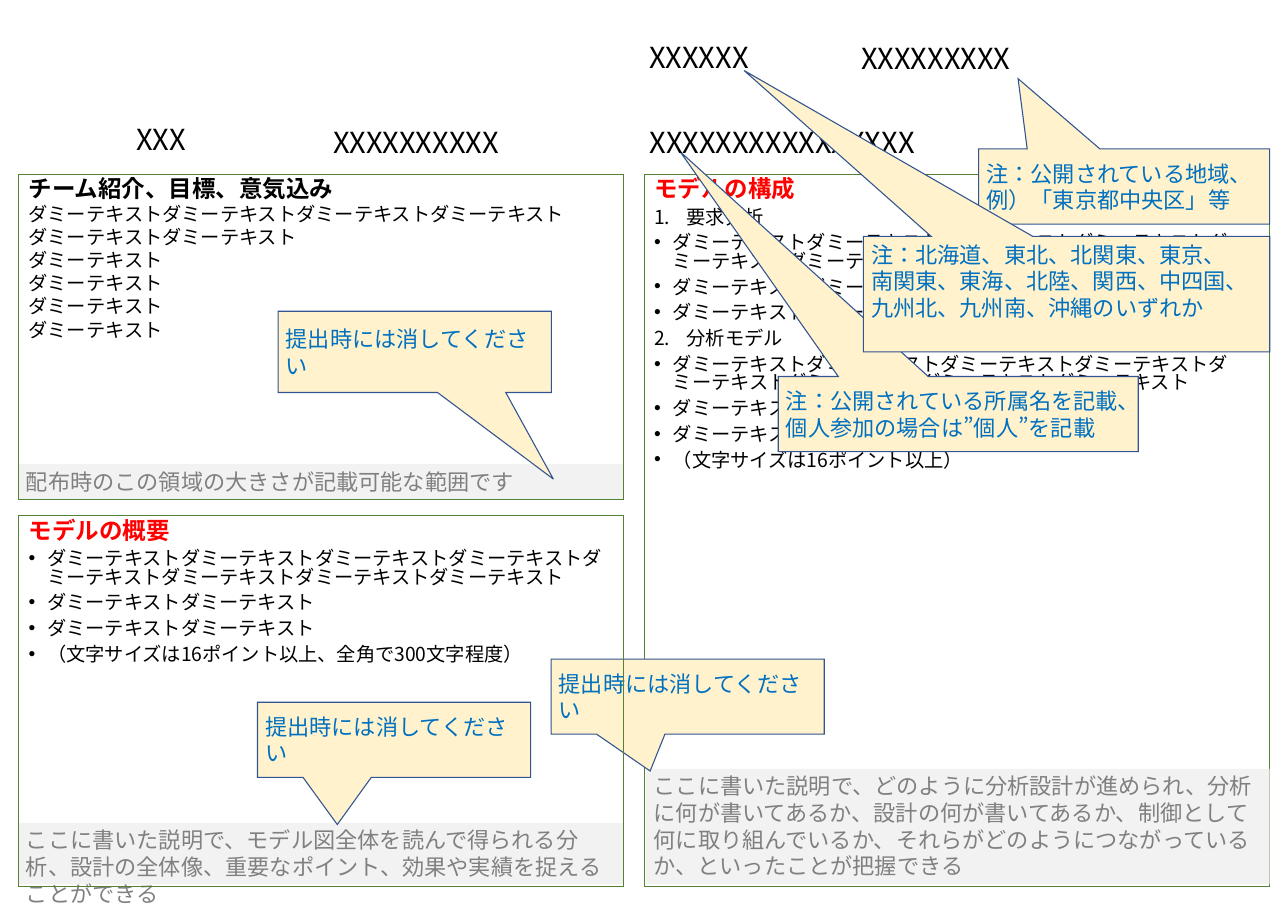
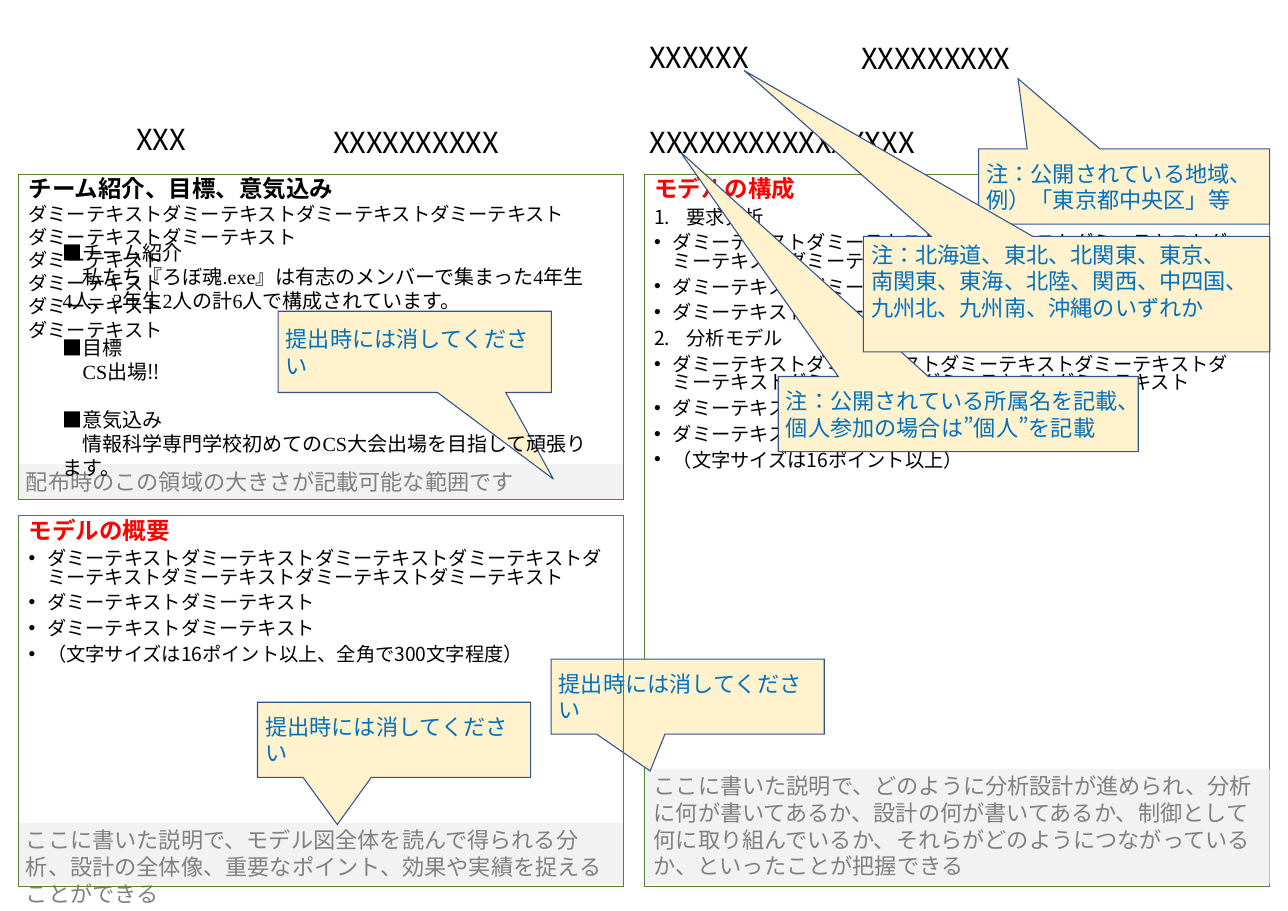
Before and after one commit to Black2856/etrobo2023, a slide deck: slide 1 of 設計/ADV_004_ろぼ魂.exe.pptx. Drawn at 1288x911 pixels with LibreOffice and Linux fonts; fonts in the diff are those of the drawing; background and template pictures are left out. Boxes give left, top, right and bottom in pixels: in the first picture for what was removed or moved away, otherwise in the second. Text is boxed around its words. In the diff, an @@ line names an element or a change of style, - is before the commit and + after.

Commit message:
モデル

```diff
--- a/設計/ADV_004_ろぼ魂.exe.pptx
+++ b/設計/ADV_004_ろぼ魂.exe.pptx
@@ text added at [63, 239, 587, 481], 18.4 pt, text #000000 @@
+■チーム紹介
+私たち『ろぼ魂.exe』は有志のメンバーで集まった4年生4人、2年生2人の計6人で構成されています。
+■目標
+CS出場‼
+■意気込み
+情報科学専門学校初めてのCS大会出場を目指して頑張ります。
```
